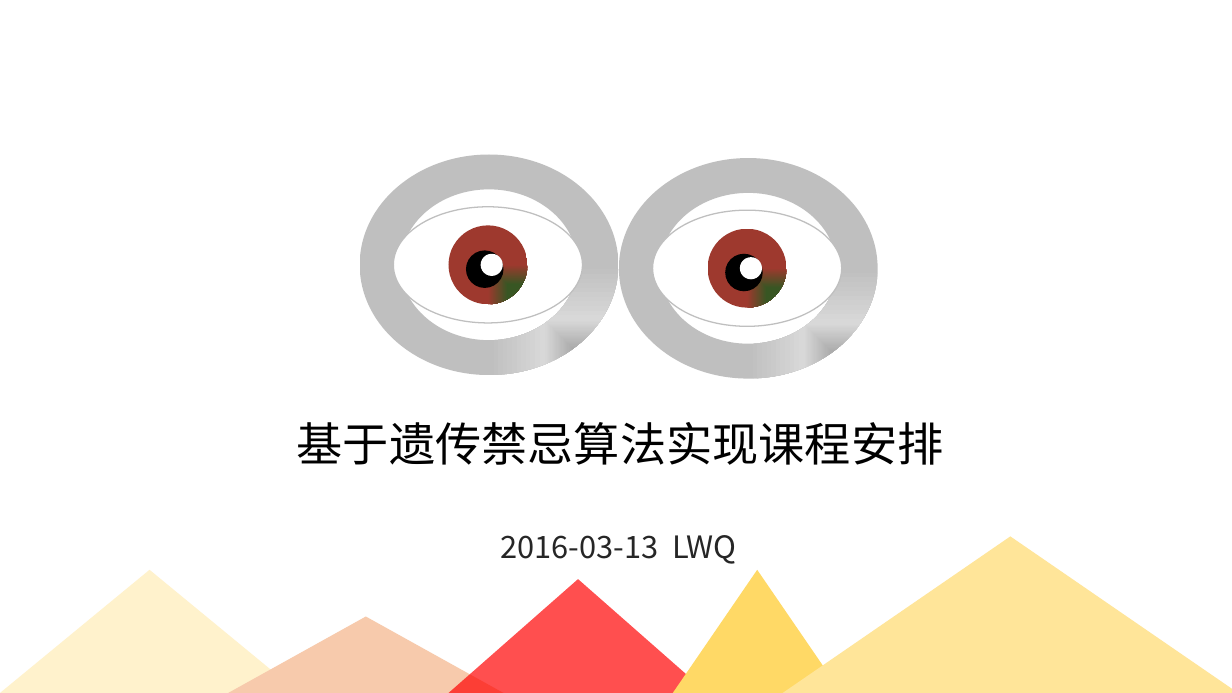
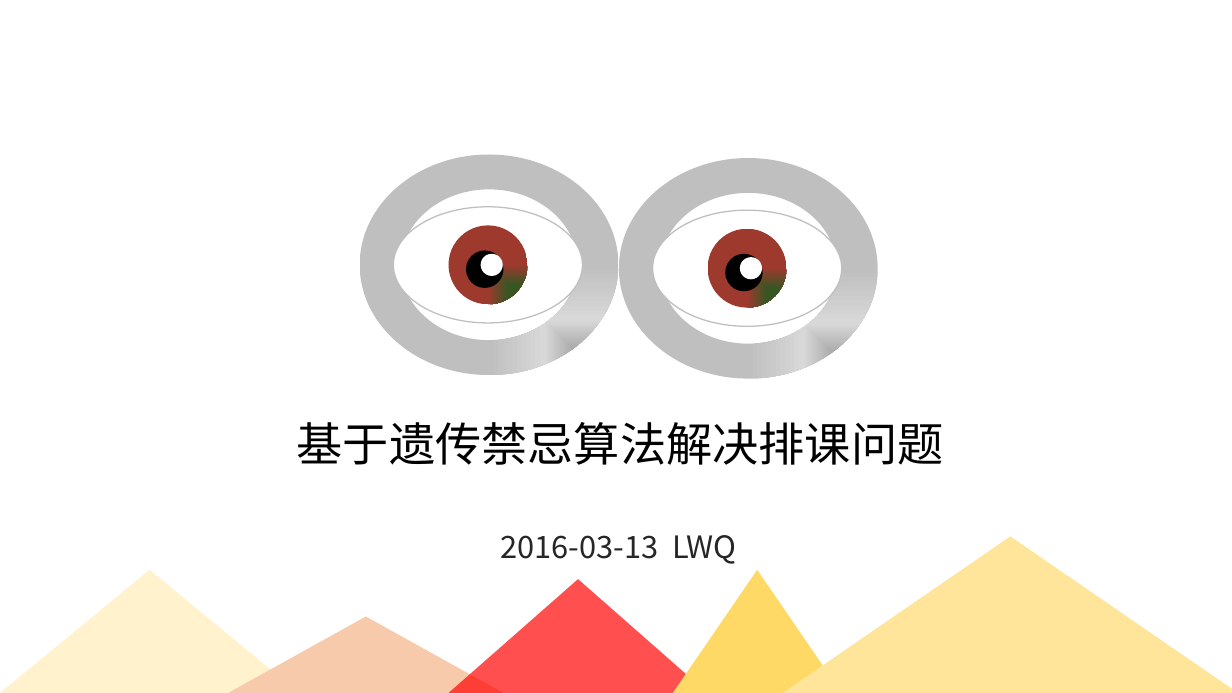
Before and after one commit to MXlwq/PaperAndTrans, a slide deck: slide 1 of 20160313.pptx. Drawn at 1232x693 pixels with LibreOffice and Linux fonts; fonts in the diff are those of the drawing. Boxes give left, top, right and bottom in pixels: in the first picture for what was removed or moved away, otherwise in the second. Text is boxed around its words. In the diff, an @@ line names an element or a change of style, - is before the commit and + after.

```diff
--- a/20160313.pptx
+++ b/20160313.pptx
@@ text at <box>297,422,944,465</box>: text changed @@
-基于遗传禁忌算法实现课程安排
+基于遗传禁忌算法解决排课问题
```
Also in this commit, not shown: 3 other files.
